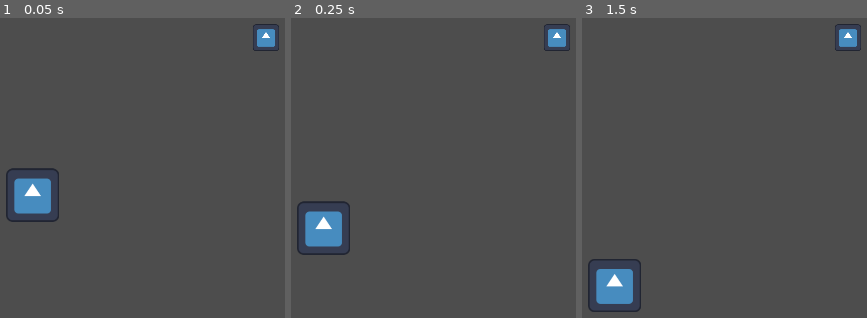
Above: before the commit, frames 1-3 (left to right).
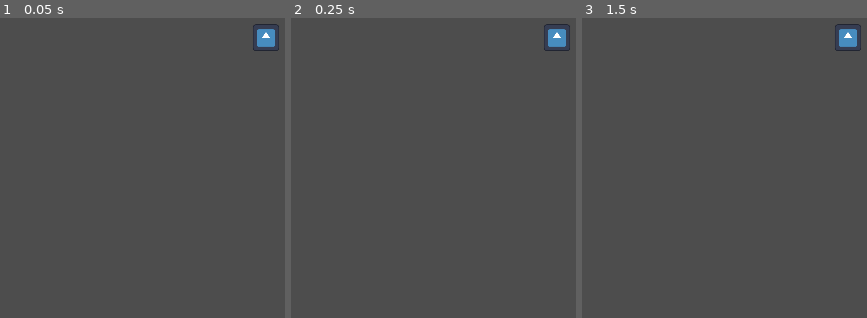
Above: after the commit, the same moments.

Repository: WilliamRelken/open_ball_game
Game: Godot game, scene res://scenes/map/Map.tscn
The game is run twice, just before and just after one commit, with the same random seed, the same clock (stepped at 60 frames per second) and the same inputs. This scene is started directly instead of the project's main scene. The engine's default icon, where the game draws it, is replaced by a stand-in: a white triangle on a blue panel in a dark square.
Inputs (mouse positions are in pixels of both pictures, inside the frame that each line leads up to):
- Up to frame 1 (0.05 s): no input
- Up to frame 2 (0.25 s): no input
- Up to frame 3 (1.5 s): move the mouse to (outside the picture) at 0.52 s; hold D (move_right) from 0.53 s (still down); tap Space (jump) at 0.6, 0.77, 1.07 s; tap Enter at 1.25 s; move the mouse to (687, 120) at 1.27 s; right-click (687, 120) at 1.35 s

The runs differ from the first frame. In frame 1, 2.0% of the frame differs, in the area x 2-21%, y 50-68%; in frame 2, 2.0%; in frame 3, 2.0%.
Error before the commit: Assertion failed: Device 0 has no actions. Maybe the joypad is disconnected. (res://addons/multiplayer_input/multiplayer_input.gd:159)

Commit message:
Add players to map

Diff:
--- /dev/null
+++ b/scenes/map/Map.gd
@@ -0,0 +1,39 @@
+extends Node2D
+
+# Called when the node enters the scene tree for the first time.
+func _ready():
+	var players = PlayerHandler.players
+	var split_players = split_players_by_even(players)
+	add_players_to_line(split_players.get("even"), %Spawns/SpawnLineEven)
+	add_players_to_line(split_players.get("odd"), %Spawns/SpawnLineOdd)
+
+func add_players_to_line(players: Array[Player], line: Path2D):
+	for i in players.size():
+		var point = PathFollow2D.new()
+		point.progress_ratio = i / players.size()
+		line.add_child(point)
+		var scene = load("res://scenes/character/Character.tscn")
+		var player: Player = players[i]
+		var player_scene = scene.instantiate()
+		player_scene.device_id = player.device
+		player_scene.position = point.global_position
+		add_child(player_scene)
+
+
+# Called every frame. 'delta' is the elapsed time since the previous frame.
+func _process(delta):
+	pass
+
+func split_players_by_even(players: Array[Player]):
+	var even: Array[Player] = []
+	var odd: Array[Player] = []
+	for i in players.size():
+		if is_even(i):
+			even.push_back(players[i])
+		else:
+			odd.push_back(players[i])
+	return { "even": even, "odd": odd}
+
+# I should not have to do this godot -_-
+func is_even(x: int):
+	return x % 2 == 0
--- a/scenes/map/Map.tscn
+++ b/scenes/map/Map.tscn
@@ -1,7 +1,7 @@
-[gd_scene load_steps=6 format=3 uid="uid://ckxjviho7cmib"]
+[gd_scene load_steps=8 format=3 uid="uid://ckxjviho7cmib"]
 
+[ext_resource type="Script" path="res://scenes/map/Map.gd" id="1_me656"]
 [ext_resource type="PackedScene" uid="uid://bs66l8nwgli7i" path="res://scenes/ball/Ball.tscn" id="2_7pgd4"]
-[ext_resource type="PackedScene" uid="uid://dtyrfiw6k130p" path="res://scenes/character/Character.tscn" id="2_xqrve"]
 
 [sub_resource type="RectangleShape2D" id="RectangleShape2D_c1pdq"]
 size = Vector2(1920, 40)
@@ -12,7 +12,20 @@
 [sub_resource type="RectangleShape2D" id="RectangleShape2D_okghs"]
 size = Vector2(1920, 40)
 
+[sub_resource type="Curve2D" id="Curve2D_djtqc"]
+_data = {
+"points": PackedVector2Array(0, 0, 0, 0, -800, 0, 0, 0, 0, 0, -200, 0)
+}
+point_count = 2
+
+[sub_resource type="Curve2D" id="Curve2D_xgxd2"]
+_data = {
+"points": PackedVector2Array(0, 0, 0, 0, 800, 0, 0, 0, 0, 0, 200, 0)
+}
+point_count = 2
+
 [node name="Map" type="Node2D"]
+script = ExtResource("1_me656")
 
 [node name="Arena" type="Node2D" parent="."]
 metadata/_edit_lock_ = true
@@ -57,19 +70,14 @@
 unique_name_in_owner = true
 position = Vector2(960, 400)
 
-[node name="StartPositions" type="Node2D" parent="."]
+[node name="Spawns" type="Node2D" parent="."]
+unique_name_in_owner = true
+position = Vector2(960, 400)
 
-[node name="P1" type="Node2D" parent="StartPositions"]
-position = Vector2(550, 950)
+[node name="SpawnLineEven" type="Path2D" parent="Spawns"]
+position = Vector2(0, 560)
+curve = SubResource("Curve2D_djtqc")
 
-[node name="P2" type="Node2D" parent="StartPositions"]
-position = Vector2(1370, 950)
-
-[node name="P3" type="Node2D" parent="StartPositions"]
-position = Vector2(200, 950)
-
-[node name="P4" type="Node2D" parent="StartPositions"]
-position = Vector2(1720, 950)
-
-[node name="Character" parent="." instance=ExtResource("2_xqrve")]
-position = Vector2(400, 774)
+[node name="SpawnLineOdd" type="Path2D" parent="Spawns"]
+position = Vector2(0, 560)
+curve = SubResource("Curve2D_xgxd2")
